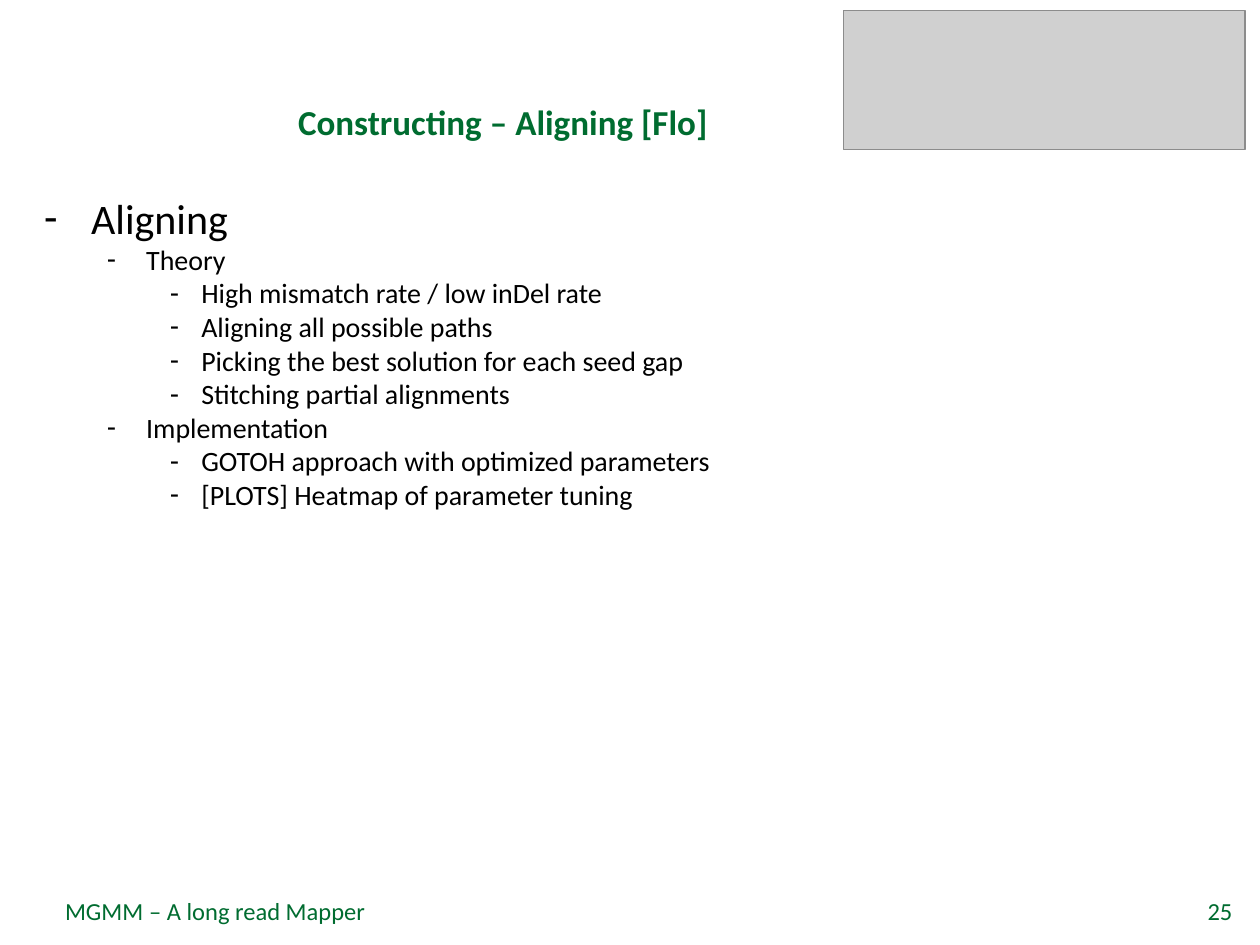
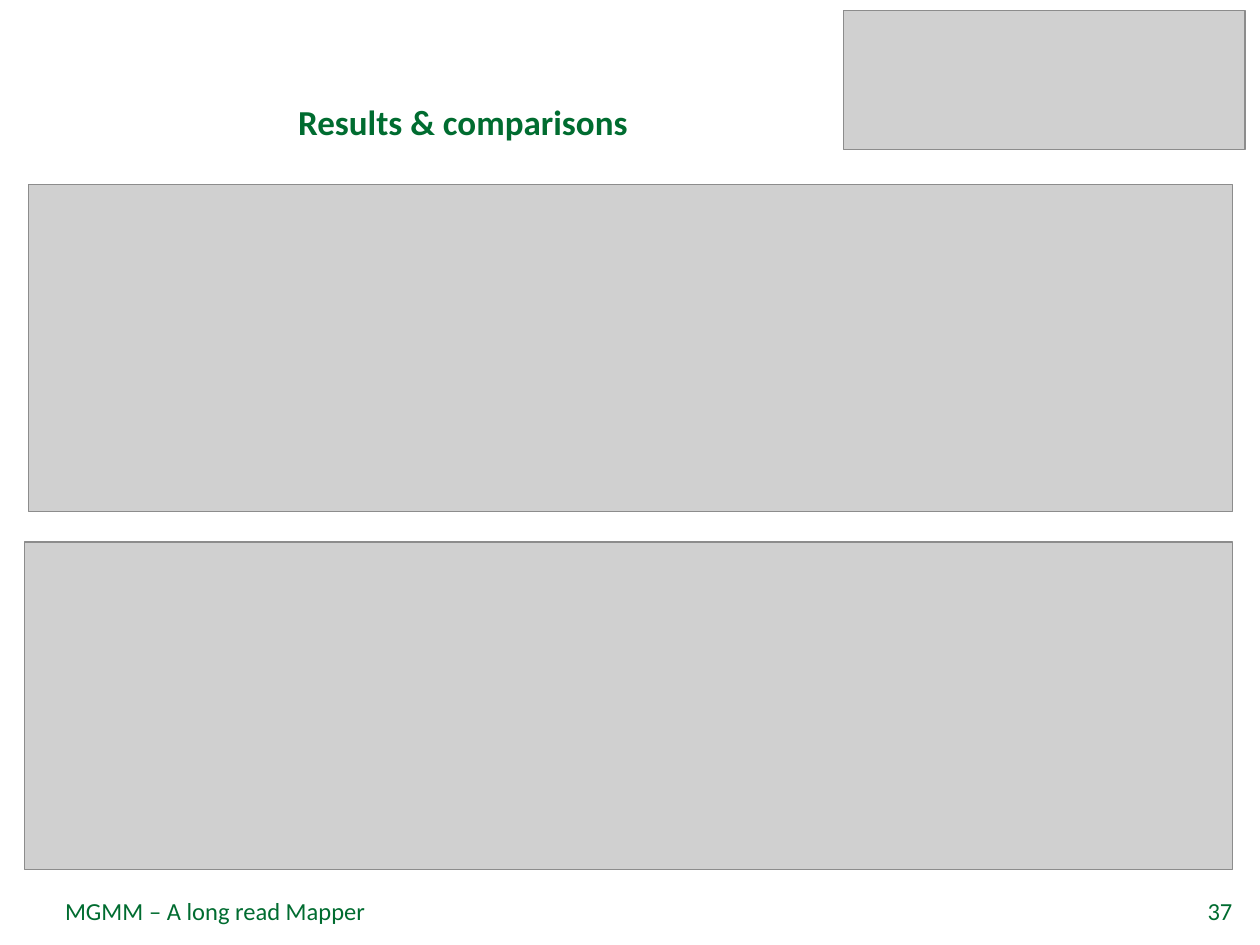
Before and after one commit to rfechtner/minions, a slide deck: slide 37 of Präsentation.pptx (slide 25 before the commit). Drawn at 1260x945 pixels with LibreOffice and Linux fonts; fonts in the diff are those of the drawing; grey boxes stand for pictures; background and template pictures are left out. Boxes give left, top, right and bottom in pixels: in the first picture for what was removed or moved away, otherwise in the second. Text is boxed around its words. In the diff, an @@ line names an element or a change of style, - is before the commit and + after.

```diff
--- a/Präsentation.pptx
+++ b/Präsentation.pptx
@@ title at [298, 110, 628, 141]: text changed @@
-Constructing – Aligning [Flo]
+Results & comparisons
@@ picture added at [29, 185, 1234, 512] @@
@@ text removed at [91, 204, 710, 510] @@
-– Aligning
-  – Theory
-    – High mismatch rate / low inDel rate
-    – Aligning all possible paths
-    – Picking the best solution for each seed gap
-    – Stitching partial alignments
-  – Implementation
-    – GOTOH approach with optimized parameters
-    – [PLOTS] Heatmap of parameter tuning
@@ picture added at [25, 542, 1234, 869] @@
@@ page number at [1208, 904, 1233, 920]: text changed @@
-25
+37
```
Also in this commit, not shown: 7 other slides changed, 15 slides added, 1 other file.
